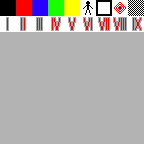
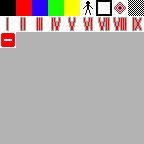
Revision of a layered 144 x 144 image; what changed, layer by layer:
painted on "Hintergrund" over box(0, 32, 16, 48)
